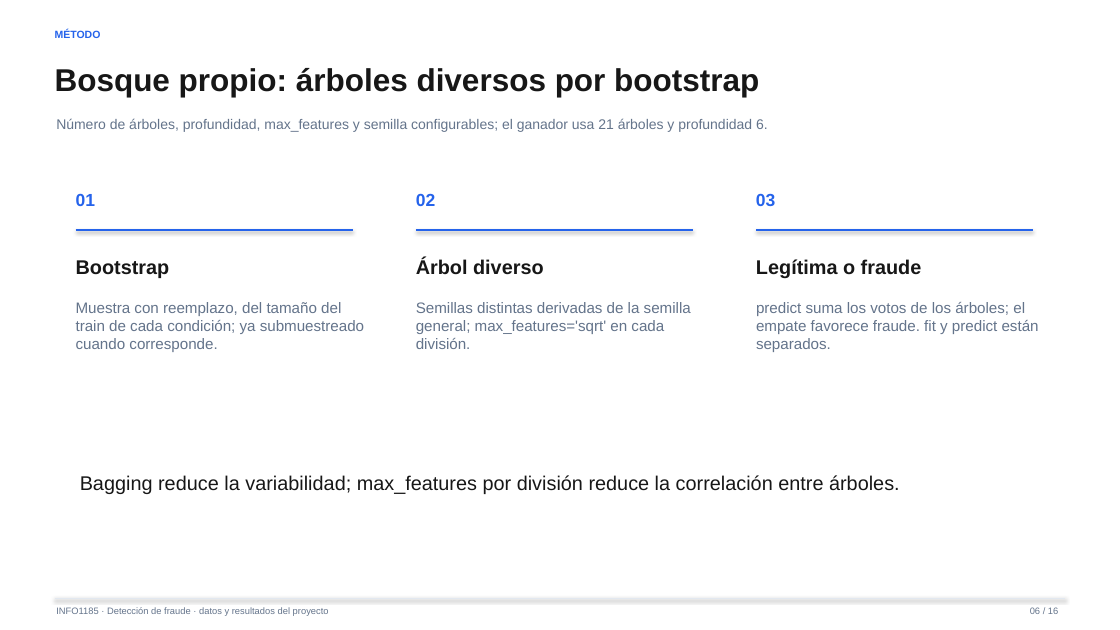
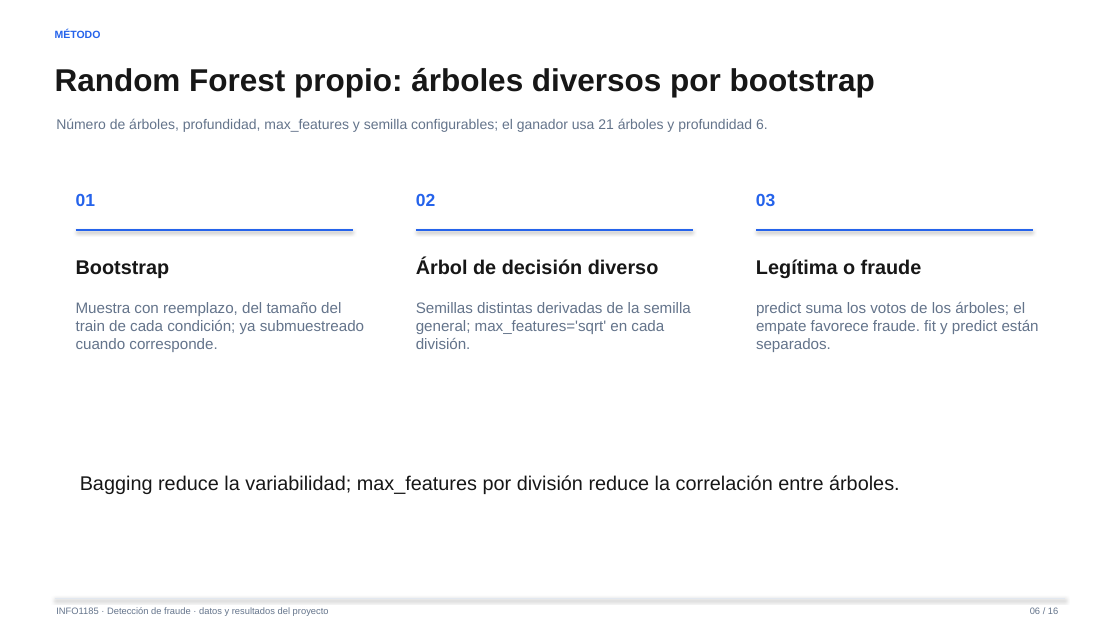
Before and after one commit to FernandoValdes01/Fraudetection, a slide deck: slide 6 of documentacion/presentacion/canva/presentacion.pptx. Drawn at 1120x630 pixels with LibreOffice and Linux fonts; fonts in the diff are those of the drawing. Boxes give left, top, right and bottom in pixels: in the first picture for what was removed or moved away, otherwise in the second. Text is boxed around its words. In the diff, an @@ line names an element or a change of style, - is before the commit and + after.

```diff
--- a/documentacion/presentacion/canva/presentacion.pptx
+++ b/documentacion/presentacion/canva/presentacion.pptx
@@ text at [55, 68, 875, 97]: text changed @@
-Bosque propio: árboles diversos por bootstrap
+Random Forest propio: árboles diversos por bootstrap
@@ text at [416, 259, 659, 275]: text changed @@
-Árbol diverso
+Árbol de decisión diverso
```
Also in this commit, not shown: 3 other slides changed, 13 other files.
